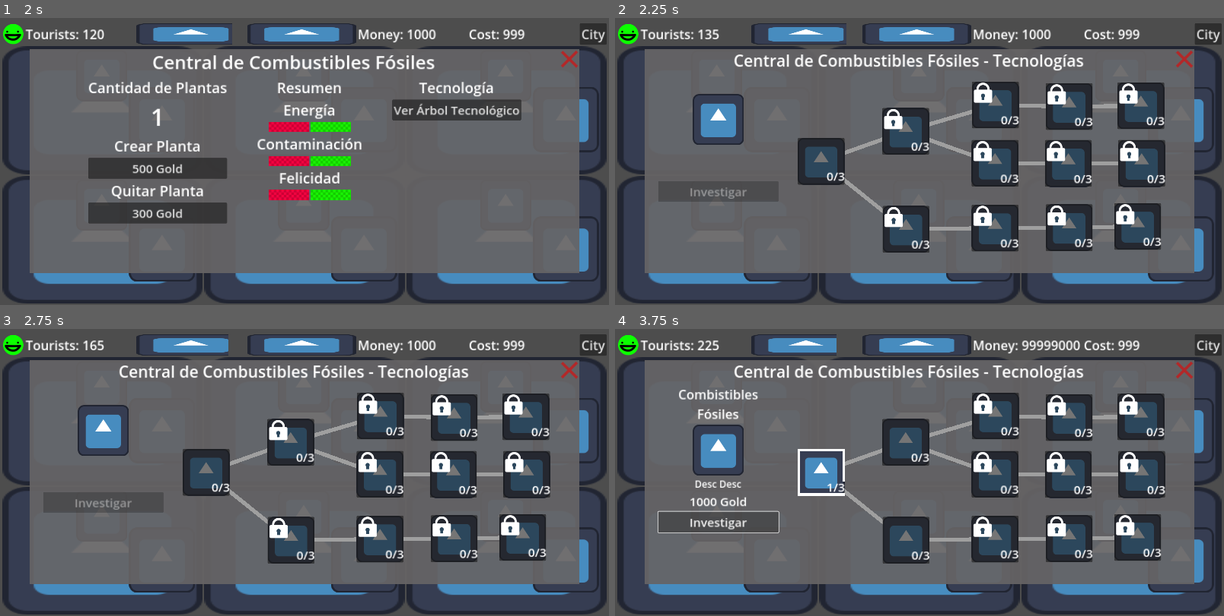
Above: before the commit, frames 1-4 (two rows, left to right).
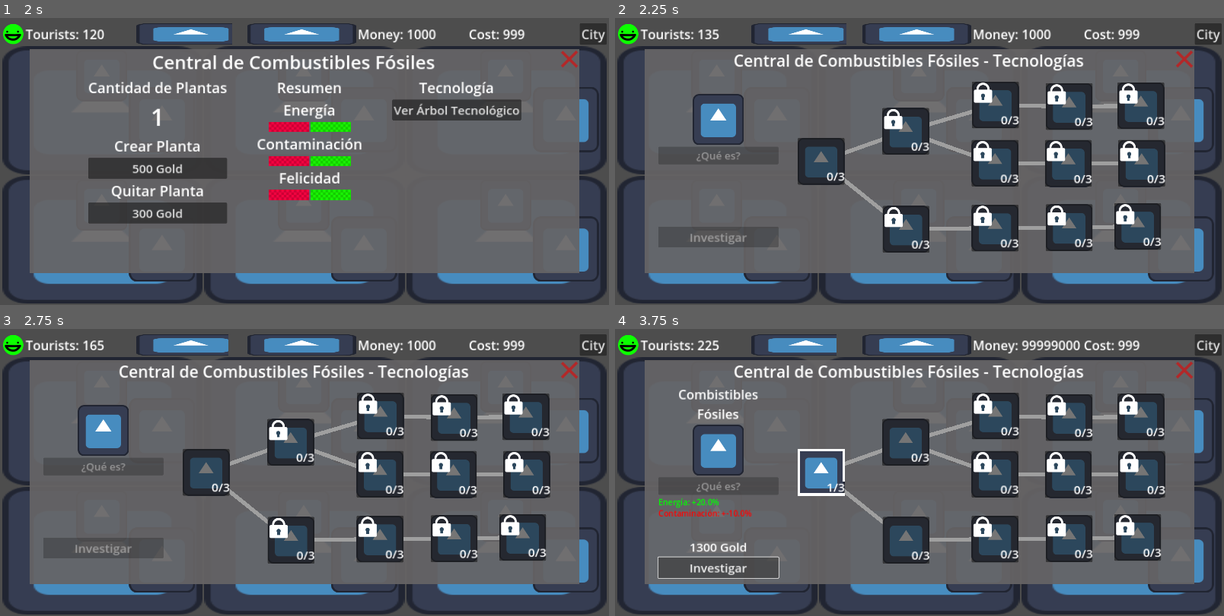
Above: after the commit, the same moments.

Repository: daniel-macias/energy-game
Game: Godot game, scene res://scenes/game.tscn
The game is run twice, just before and just after one commit, with the same random seed, the same clock (stepped at 60 frames per second) and the same inputs. The engine's default icon, where the game draws it, is replaced by a stand-in: a white triangle on a blue panel in a dark square.
Inputs (mouse positions are in pixels of both pictures, inside the frame that each line leads up to):
- Up to frame 1 (2 s): click "City" at 0.5 s; click (103, 75) at 1.27 s
- Up to frame 2 (2.25 s): click "Ver Árbol Tecnológico" at 2 s
- Up to frame 3 (2.75 s): no input
- Up to frame 4 (3.75 s): click (822, 472) at 2.75 s; click "Investigar" at 3.5 s

Frame 1 is identical in both runs. In frame 2, 0.4% of the frame differs, in the area x 7-27%, y 45-80%; in frame 3, 0.4%; in frame 4, 3.5%, in the area x 7-27%, y 52-88%.

Commit message:
added rich text to show effects

Diff:
--- a/scenes/game.tscn
+++ b/scenes/game.tscn
@@ -218,12 +218,17 @@
 texture = ExtResource("1_wyxp4")
 stretch_mode = 3
 
-[node name="TechDesc" type="Label" parent="TreeContainer/VBoxContainer/Menu/TechInfo"]
-custom_minimum_size = Vector2(200, 0)
-layout_mode = 2
-theme_override_font_sizes/font_size = 24
+[node name="Info" type="Button" parent="TreeContainer/VBoxContainer/Menu/TechInfo"]
+layout_mode = 2
+theme_override_font_sizes/font_size = 26
+text = "¿Qué es?"
+
+[node name="TechDesc" type="RichTextLabel" parent="TreeContainer/VBoxContainer/Menu/TechInfo"]
+custom_minimum_size = Vector2(200, 100)
+layout_mode = 2
+theme_override_font_sizes/normal_font_size = 20
 text = "Selecione una tecnología para ver detalles"
-horizontal_alignment = 1
+fit_content = true
 autowrap_mode = 2
 
 [node name="TechPrice" type="Label" parent="TreeContainer/VBoxContainer/Menu/TechInfo"]
@@ -1923,7 +1928,7 @@
 price_increment = 200.0
 skillId = 10
 effects = [{
-"type": "tourist_multiplier",
+"type": "room_clicker",
 "value": 0.1
 }, {
 "type": "contamination_multiplier",
--- a/scripts/GameManager.gd
+++ b/scripts/GameManager.gd
@@ -35,11 +35,12 @@
 var skill_panel: Control = null
 var energy_tree_title: Label = null
 var title_label: Label = null
-var description_label: Label = null
+var description_label: RichTextLabel = null
 var price_label: Label = null
 var invest_button: Button = null
 var tech_image: TextureRect = null
 var tree_exit: TextureButton = null
+var open_dec_button: Button = null;
 
 # Tech Trees - initialize as null
 var fossilTree: Control = null
@@ -78,6 +79,7 @@
 	invest_button = get_node("/root/Control/TreeContainer/VBoxContainer/Menu/TechInfo/Investigar")
 	tech_image = get_node("/root/Control/TreeContainer/VBoxContainer/Menu/TechInfo/TextureRect")
 	tree_exit = get_node("/root/Control/TreeContainer/VBoxContainer/TopBar/ExitButton")
+	open_dec_button = get_node("/root/Control/TreeContainer/VBoxContainer/Menu/TechInfo/Info")
 
 	# Tech Trees
 	fossilTree = get_node("/root/Control/TreeContainer/VBoxContainer/Menu/FossilTree")
@@ -215,6 +217,7 @@
 	description_label.text = ""
 	price_label.text = ""
 	invest_button.disabled = true
+	open_dec_button.disabled = true
 	#tech_image.texture = null
 
 # Show the appropriate tech tree and hide the main panel
@@ -392,9 +395,55 @@
 	# Connect the Invest button to the skill's activate function
 	invest_button.connect("pressed", Callable(self, "on_invest_button_pressed"))
 	# Display or log the effects for debugging or visualization
+	description_label.clear()
 	for effect in effects:
-		print("Effect Type: %s, Value: %f" % [effect["type"], effect["value"]])
-
+		var effect_type = effect["type"]
+		var effect_value = effect["value"]
+
+		var display_text = ""
+		var color = Color(1, 1, 1)  # Default color (white)
+
+		# Translate effect types to Spanish
+		match effect_type:
+			"wattage_multiplier":
+				display_text = "Energía: +%0.1f%%" % [effect_value * 100]
+				color = Color(0, 1, 0)  # Green for positive impact (more energy is good)
+
+			"happiness_multiplier":
+				display_text = "Felicidad: +%0.1f%%" % [effect_value * 100]
+				color = Color(0, 1, 0)  # Green for positive impact
+
+			"money_multiplier":
+				display_text = "Dinero: +%0.1f%%" % [effect_value * 100]
+				color = Color(0, 1, 0)  # Green for positive impact
+
+			"contamination_multiplier":
+				display_text = "Contaminación: +%0.1f%%" % [effect_value * 100]
+				color = Color(1, 0, 0)  # Red for negative impact (more contamination is bad)
+
+			"room_buy_price_mult":
+				display_text = "Precio de Planta: +%0.1f%%" % [effect_value * 100]
+				color = Color(1, 0, 0)  # Red for negative impact (higher prices are bad)
+
+			"room_refund_price_mult":
+				display_text = "Reembolso de Planta: %0.1f%%" % [effect_value * 100]
+				color = Color(0, 1, 0) if effect_value > 0 else Color(1, 0, 0)  # Green for higher refunds, red for lower refunds
+
+			"room_notification_value":
+				display_text = "Dinero de recompensa: +%0.1f%%" % [effect_value * 100]
+				color = Color(0, 1, 0)  # Green for positive impact
+
+			"room_notification_frequency":
+				display_text = "Frecuencia de recompensa: +%0.1f%%" % [effect_value * 100]
+				color = Color(0, 1, 0)  # Green for positive impact
+
+			"room_clicker":
+				display_text = "Dinero al presionar trabajador: +%0.1f%%" % [effect_value * 100]
+				color = Color(0, 1, 0)  # Green for positive impact
+		# Add text with the appropriate color
+		description_label.push_color(color)
+		description_label.add_text(display_text + "\n")
+		description_label.pop()  # Reset color
 
 func on_invest_button_pressed():
 	if selected_skill_node:
@@ -409,8 +458,8 @@
 			# Increase the clicker reward by the percentage, applying the skill level.
 			room.clicker_reward *= (1 + (effect_value * level))
 
-		"tourist_multiplier":
-			# Placeholder for future use.
+		"wattage_multiplier":
+			# TODO: Placeholder for future use.
 			pass
 
 		"contamination_multiplier":
@@ -427,7 +476,7 @@
 
 		"room_notification_frequency":
 			# Placeholder for now as it depends on notification system.
-			pass
+			room.notification_interval *= (1 + ((-1) * effect_value * level))
 
 		"room_clicker":
 			# Increase the clicker reward by the percentage.
--- a/scripts/skill_button.gd
+++ b/scripts/skill_button.gd
@@ -74,21 +74,29 @@
 
 func activate_skill():
 	if level < 3 and GameManager.money >= price and unlocked:
-		line_2d.default_color = Color(0,0,0.25)
-		panel.show_behind_parent = true
 		GameManager.update_money(-price)
-		activated = true
+		activate_without_purchase()
 
-		level = min(level+1, 3)
-		var skills = get_children()
-		for skill in skills:
-			if skill is SkillNode and level == 1:
-				skill.unlocked = true
-				skill.lock.visible = false
+# Activate
+func activate_without_purchase():
+	price += price_increment
+	GameManager.update_skill_panel(title, description, price, effects if effects else [], self)
 
-		# Apply each effect in the array to the GameManager
-		for effect in effects:
-			GameManager.apply_skill_effect(effect["type"], effect["value"], roomId, level)
+	line_2d.default_color = Color(0,0,0.25)
+	panel.show_behind_parent = true
+	activated = true
+
+	level = min(level+1, 3)
+	var skills = get_children()
+	for skill in skills:
+		if skill is SkillNode and level == 1:
+			skill.unlocked = true
+			skill.lock.visible = false
+
+	# Apply each effect in the array to the GameManager
+	for effect in effects:
+		GameManager.apply_skill_effect(effect["type"], effect["value"], roomId, level)
+
 
 # Save skill state
 func save_state() -> Dictionary:
